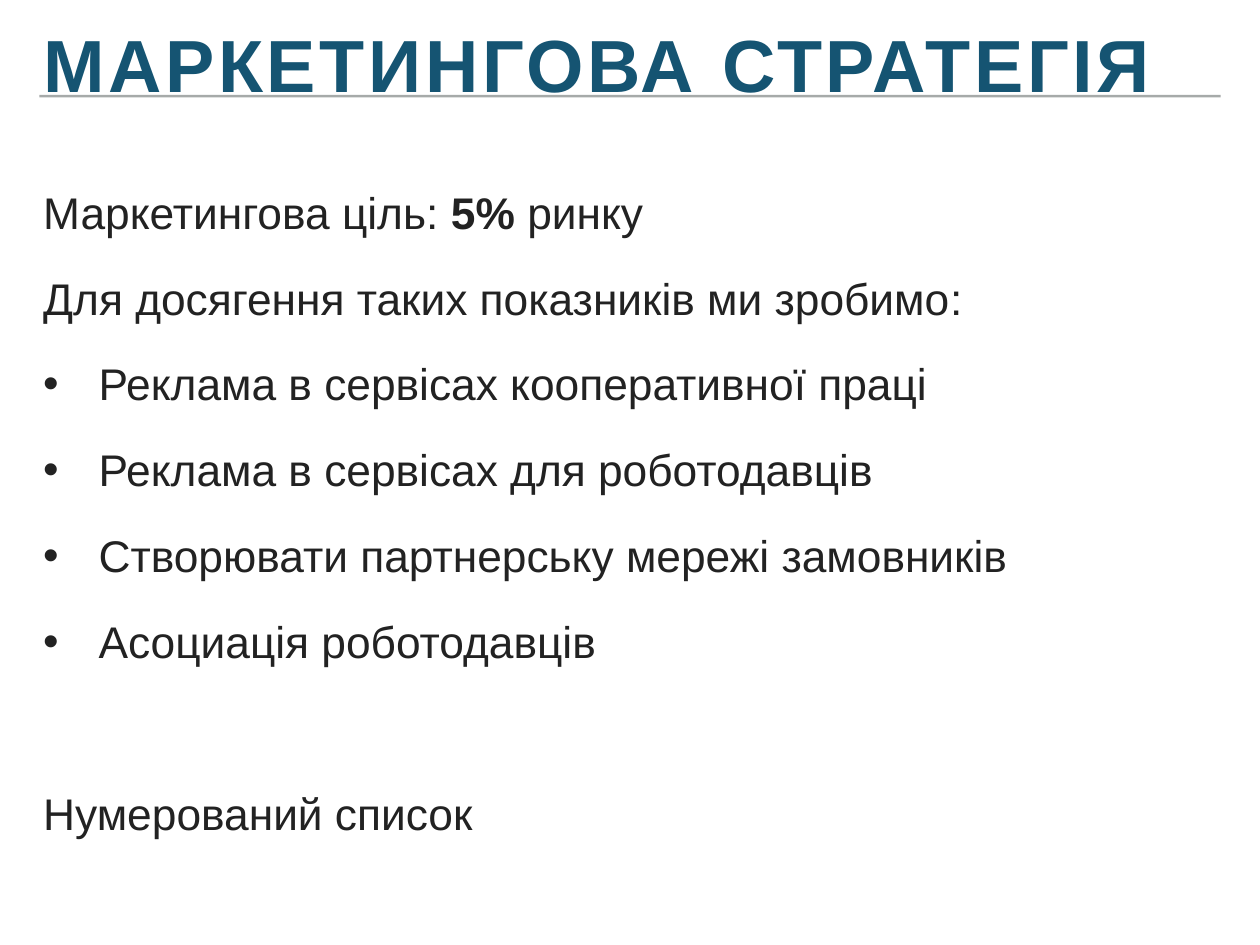
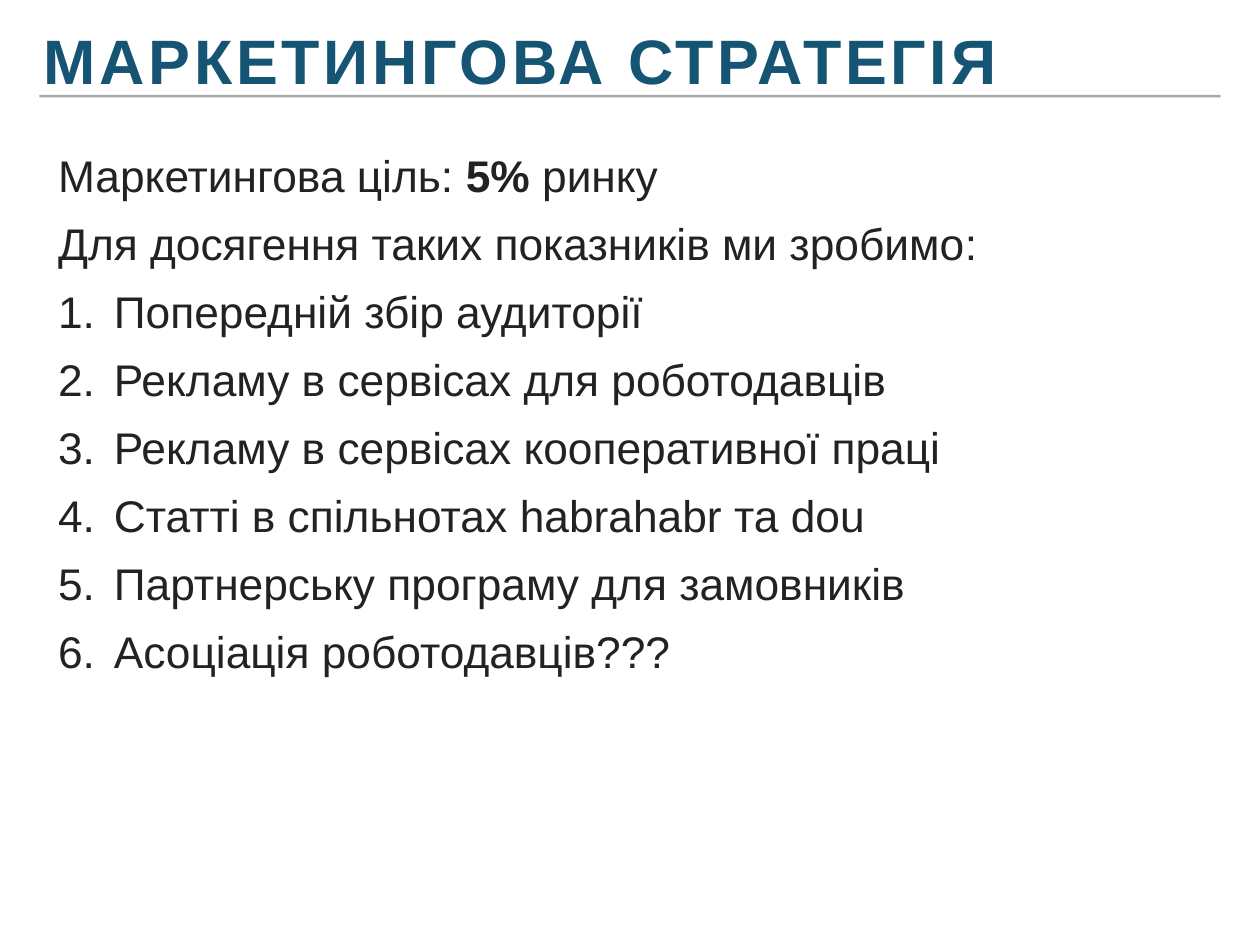
Before and after one commit to Frozen-Team/summercamp, a slide deck: slide 7 of presentation/Presentation_edited.pptx. Drawn at 1260x945 pixels with LibreOffice and Linux fonts; fonts in the diff are those of the drawing. Boxes give left, top, right and bottom in pixels: in the first picture for what was removed or moved away, otherwise in the second. Text is boxed around its words. In the diff, an @@ line names an element or a change of style, - is before the commit and + after.

Commit message:
Update presentation

```diff
--- a/presentation/Presentation_edited.pptx
+++ b/presentation/Presentation_edited.pptx
@@ text "МАРКЕТИНГОВА СТРАТЕГІЯ" at bbox=[44, 40, 996, 85]: size 60 to 51 pt @@
@@ text "Маркетингова ціль: 5% ринку": place and size @@
-text "Маркетингова ціль: 5% ринку" at bbox=[43, 197, 1007, 838]
+text "Маркетингова ціль: 5% ринку" at bbox=[58, 160, 977, 676]
@@ text at bbox=[58, 160, 977, 269]: less space between paragraphs; line spacing 1.2 to 1 @@
@@ text at bbox=[114, 295, 940, 676]: text changed @@
-• Реклама в сервісах кооперативної праці
-• Реклама в сервісах для роботодавців
-• Створювати партнерську мережі замовників
-• Асоциація роботодавців
-Нумерований список
+1. Попередній збір аудиторії
+2. Рекламу в сервісах для роботодавців
+3. Рекламу в сервісах кооперативної праці
+4. Статті в спільнотах habrahabr та dou
+5. Партнерську програму для замовників
+6. Асоціація роботодавців???
```
Also in this commit, not shown: 8 other slides changed.
